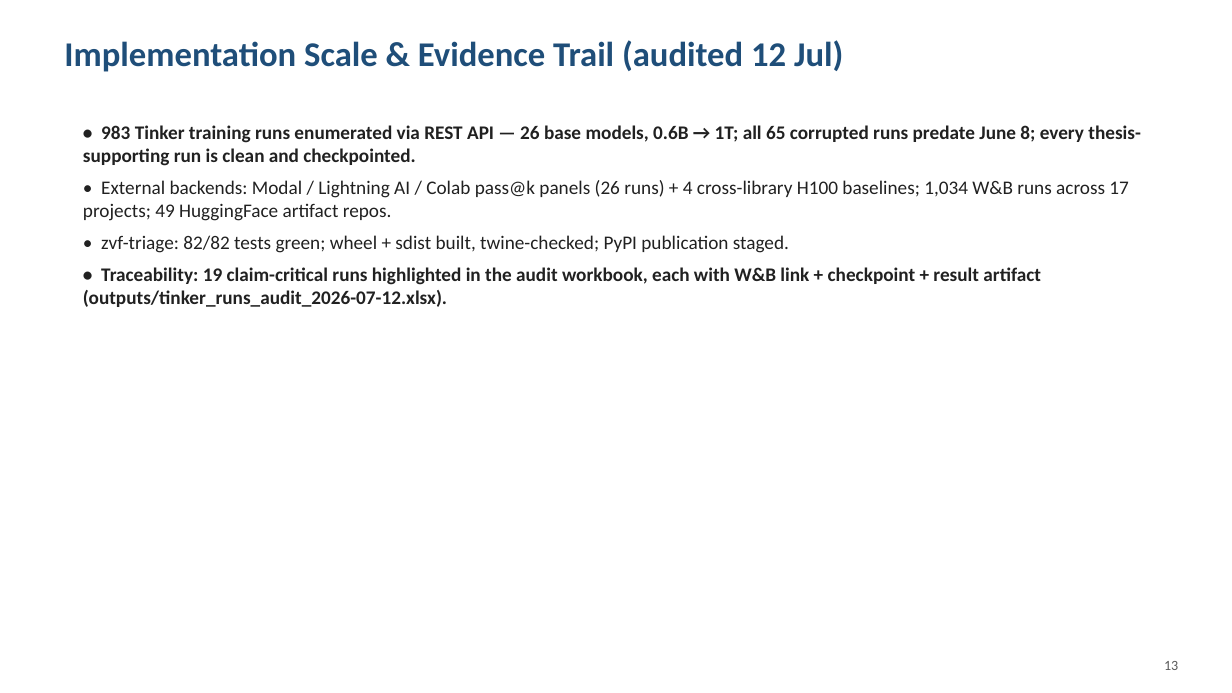
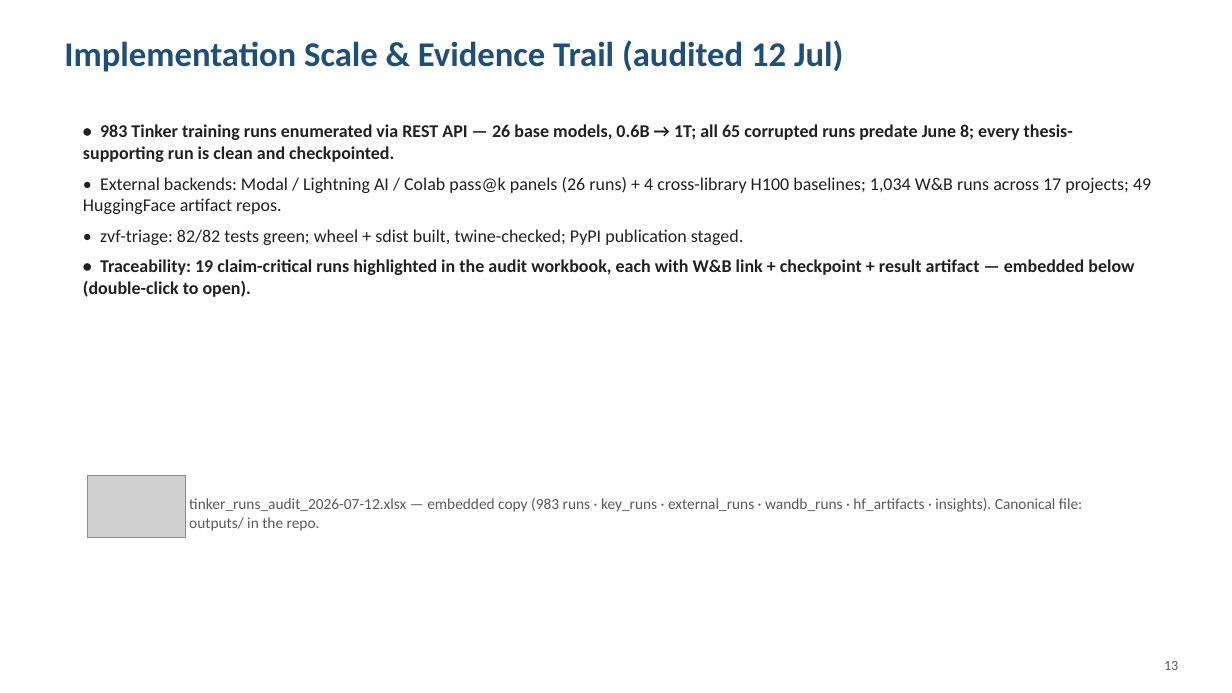
Before and after one commit to arvindcr4/tinker-rl-lab, a slide deck: slide 13 of outputs/PESU_MTech_Phase1_Session1_Review_ArvindCR.pptx. Drawn at 1232x693 pixels with LibreOffice and Linux fonts; fonts in the diff are those of the drawing; grey boxes stand for pictures. Boxes give left, top, right and bottom in pixels: in the first picture for what was removed or moved away, otherwise in the second. Text is boxed around its words. In the diff, an @@ line names an element or a change of style, - is before the commit and + after.

Commit message:
feat(deck): embed the runs-audit workbook as a double-clickable OLE object on slide 13
add_ole_object(PROG_ID.XLSX) embeds the full 180KB
tinker_runs_audit_2026-07-12.xlsx inside the pptx (Excel icon +
caption); double-click opens it in Excel during the defense. The
embedded copy is re-snapshotted from outputs/ on every deck rebuild.

```diff
--- a/outputs/PESU_MTech_Phase1_Session1_Review_ArvindCR.pptx
+++ b/outputs/PESU_MTech_Phase1_Session1_Review_ArvindCR.pptx
@@ text at [83,124,1151,245]: size 15 to 14 pt in "• 983 Tinker training runs enumerated via ...", "• External backends: Modal / Lightning AI ...", "• zvf-triage: 82/82 tests green; wheel + ..." @@
@@ text at [83,259,1134,297]: text changed; size 15 to 14 pt @@
-• Traceability: 19 claim-critical runs highlighted in the audit workbook, each with W&B link + checkpoint + result artifact (outputs/tinker_runs_audit_2026-07-12.xlsx).
+• Traceability: 19 claim-critical runs highlighted in the audit workbook, each with W&B link + checkpoint + result artifact — embedded below (double-click to open).
@@ picture added at [88,476,186,538] @@
@@ text added at [189,498,1082,531], 12 pt, text #5A5A5A @@
+tinker_runs_audit_2026-07-12.xlsx — embedded copy (983 runs · key_runs · external_runs · wandb_runs · hf_artifacts · insights). Canonical file: outputs/ in the repo.
```
Also in this commit, not shown: 1 other file.
